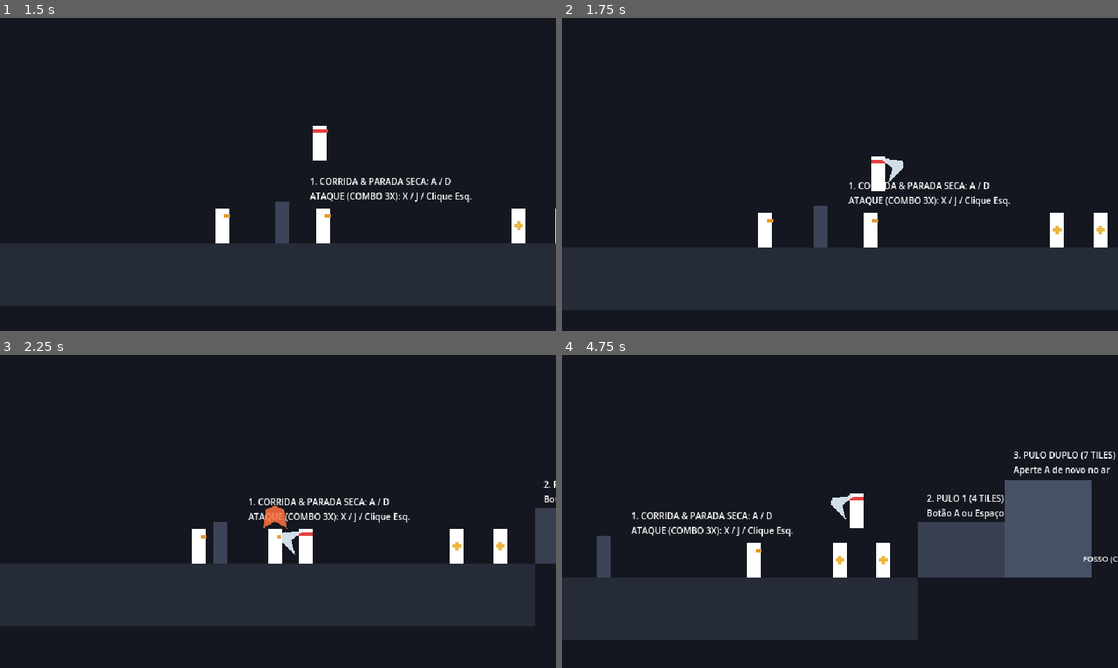
Above: before the commit, frames 1-4 (two rows, left to right).
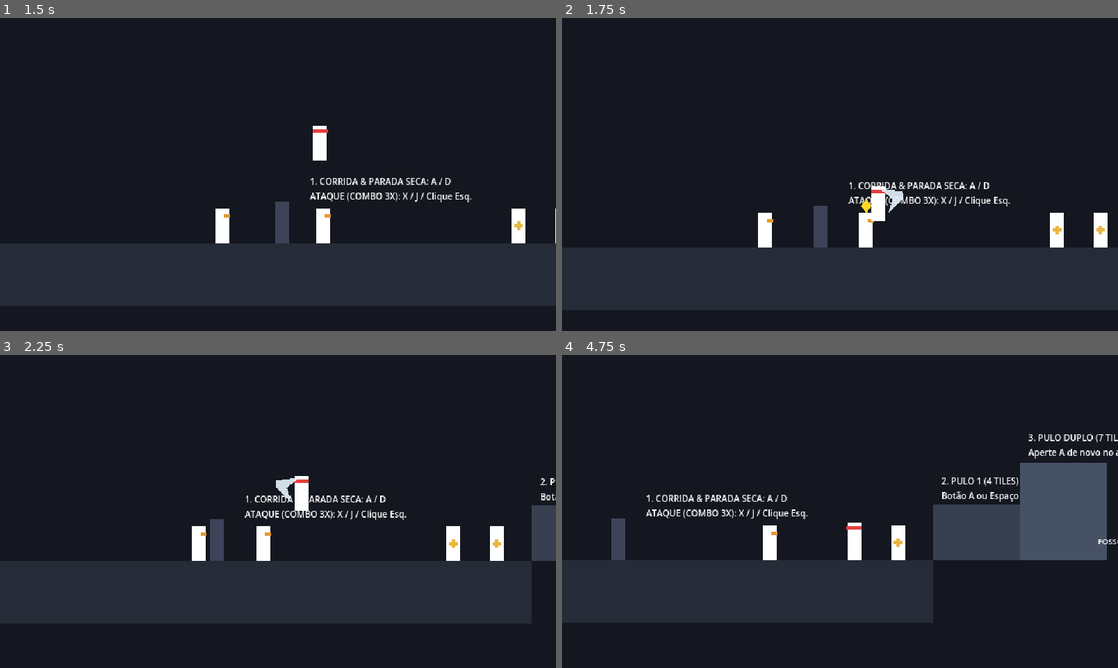
Above: after the commit, the same moments.

Repository: Theadrill/Godot-Roguelike-Prototype
Game: Godot game, scene res://src/world/movement_gym.tscn
Two runs of this game, one before a commit and one after it. Both use one fixed random seed, a clock stepped at 60 frames per second and the inputs below.
Inputs (mouse positions are in pixels of both pictures, inside the frame that each line leads up to):
- Up to frame 1 (1.5 s): tap A (move_left) at 0.5, 1.25 s; move the mouse to (400, 158) at 0.52 s; hold D (move_right) from 0.53 s (still down); click (400, 158) at 0.6 s; tap Space (jump) at 0.77, 0.8, 1.07, 1.35 s; move the mouse to (166, 190) at 1.27 s
- Up to frame 2 (1.75 s): keep holding D (move_right); tap Space (jump) at 1.52 s; click (728, 190) at 1.55 s
- Up to frame 3 (2.25 s): tap Space (jump) at 1.82 s; tap A (move_left) at 2 s; move the mouse to (333, 442) at 2.02 s; release D (move_right) at 2.03 s; hold A (move_left) from 2.03 s (still down); click (333, 442) at 2.1 s
- Up to frame 4 (4.75 s): tap Space (jump) at 2.3, 3.02, 3.32, 3.77, 3.8, 4.07, 4.52 s; move the mouse to (812, 574) at 2.77 s; release A (move_left) at 2.78 s; hold D (move_right) 2.78-4.28 s; right-click (812, 574) at 2.85 s; click (812, 574) at 3.05 s; tap A (move_left) at 3.5, 4.25 s; move the mouse to (1006, 558) at 3.52 s; tap Shift (roll) at 3.6 s; move the mouse to (673, 464) at 4.27 s; hold A (move_left) from 4.28 s (still down); tap J at 4.35 s; click (673, 464) at 4.55 s

Frame 1 is identical in both runs. In frame 2, 0.9% of the frame differs, in the area x 53-62%, y 44-74%; in frame 3, 5.0%; in frame 4, 16%, in the area x 0-100%, y 25-92%.

Commit message:
fix(combat): add weapon attack cadence cooldown and remove air fall slowdown/pogo bounce

Diff:
--- a/src/combat/weapon_data.gd
+++ b/src/combat/weapon_data.gd
@@ -21,3 +21,9 @@
 @export var combo_durations: Array[float] = [0.18, 0.18, 0.28]
 # Forward step impulse on each swing (px/s)
 @export var forward_impulses: Array[float] = [80.0, 100.0, 140.0]
+
+@export_group("Attack Cadence & Recovery")
+## Cooldown after an attack before a new attack can be started (seconds)
+@export_range(0.0, 1.0, 0.02, "suffix:s") var attack_cooldown: float = 0.14
+## Cooldown specifically after completing the full combo finisher (seconds)
+@export_range(0.0, 1.0, 0.02, "suffix:s") var combo_finisher_cooldown: float = 0.22
--- a/src/entities/player/player.gd
+++ b/src/entities/player/player.gd
@@ -52,6 +52,7 @@
 var gravity: float = ProjectSettings.get_setting("physics/2d/default_gravity", 980.0)
 var flash_timer: float = 0.0
 var flash_material: ShaderMaterial
+var attack_cooldown_timer: float = 0.0
 
 @onready var state_machine: StateMachine = $StateMachine
 @onready var collision_shape: CollisionShape2D = $CollisionShape2D
@@ -125,6 +126,13 @@
 		if flash_timer <= 0.0 and flash_material:
 			flash_material.set_shader_parameter("flash_active", false)
 
+	# Attack cadence cooldown timer
+	if attack_cooldown_timer > 0.0:
+		attack_cooldown_timer = max(0.0, attack_cooldown_timer - delta)
+
+func can_attack() -> bool:
+	return attack_cooldown_timer <= 0.0
+
 func _on_hit_received(damage: float, knockback: Vector2, hitstop: float) -> void:
 	current_health = max(0.0, current_health - damage)
 	velocity = knockback
--- a/src/entities/player/states/attack_state.gd
+++ b/src/entities/player/states/attack_state.gd
@@ -13,8 +13,6 @@
 
 func enter() -> void:
 	player = character as Player
-	if player.hitbox and not player.hitbox.hit_landed.is_connected(_on_hit_landed):
-		player.hitbox.hit_landed.connect(_on_hit_landed)
 
 	var elapsed_sec: float = float(Time.get_ticks_msec() - last_attack_end_msec) / 1000.0
 	if elapsed_sec <= COMBO_WINDOW:
@@ -23,13 +21,6 @@
 		current_step = 0
 
 	_start_combo_step()
-
-func _on_hit_landed(_target: Hurtbox) -> void:
-	# Pogo bounce when hitting an enemy with midair downward slash
-	if not player.is_on_floor() and player.is_crouch_requested():
-		player.velocity.y = -270.0
-		player.can_double_jump = true
-		CombatFeedback.apply_hit_feedback(0.08, 0.4, 0.7, 0.12)
 
 func _start_combo_step() -> void:
 	combo_buffered = false
@@ -45,17 +36,14 @@
 
 	if is_upward:
 		player.velocity.x = 0.0
-		if not player.is_on_floor():
-			player.velocity.y = min(player.velocity.y, -40.0)
 		if player.hitbox.has_node("CollisionShape2D"):
 			player.hitbox.get_node("CollisionShape2D").position = Vector2(0.0, -36.0)
 			(player.hitbox.get_node("CollisionShape2D").shape as RectangleShape2D).size = Vector2(32.0, 32.0)
 		player.hitbox.knockback_direction = Vector2(player.facing_direction * 0.15, -1.0).normalized()
 	elif is_downward:
 		if not player.is_on_floor():
-			# Midair downward slash (plunge / pogo)
+			# Midair downward slash: maintain pure fall speed, zero upward bounce
 			player.velocity.x = 0.0
-			player.velocity.y = max(player.velocity.y, 80.0)
 			if player.hitbox.has_node("CollisionShape2D"):
 				player.hitbox.get_node("CollisionShape2D").position = Vector2(0.0, 6.0)
 				(player.hitbox.get_node("CollisionShape2D").shape as RectangleShape2D).size = Vector2(32.0, 28.0)
@@ -71,14 +59,14 @@
 		# Forward physical step
 		var forward_impulse: float = player.weapon.forward_impulses[current_step]
 		player.velocity.x = player.facing_direction * forward_impulse
-		if player.is_on_floor():
-			player.velocity.y = 0.0
-		else:
-			player.velocity.y = min(player.velocity.y, 40.0)
 		if player.hitbox.has_node("CollisionShape2D"):
 			player.hitbox.get_node("CollisionShape2D").position = Vector2(20.0, -20.0)
 			(player.hitbox.get_node("CollisionShape2D").shape as RectangleShape2D).size = Vector2(32.0, 28.0)
 		player.hitbox.knockback_direction = Vector2(player.facing_direction, -0.2).normalized()
+
+	# When on ground, clamp vertical speed to 0; when in air, leave gravity/fall speed completely untouched!
+	if player.is_on_floor():
+		player.velocity.y = 0.0
 
 	# Setup active hitbox with scaling per combo step
 	var step_mult: float = 1.0 + (current_step * 0.25)
@@ -101,6 +89,8 @@
 	player.hitbox.set_active(false)
 	player.set_slash_visual(false, 0, false, false)
 	combo_buffered = false
+	if player.attack_cooldown_timer <= 0.0:
+		player.attack_cooldown_timer = player.weapon.attack_cooldown
 	last_attack_end_msec = Time.get_ticks_msec()
 
 func physics_update(delta: float) -> void:
@@ -111,15 +101,15 @@
 		state_machine.transition_to("roll")
 		return
 
-	# Input buffer for next combo hit
+	# Input buffer for next combo hit (only allowed if cooldown ready)
 	if Input.is_action_just_pressed("attack_primary"):
 		combo_buffered = true
 
-	# Decelerate forward step
+	# Decelerate horizontal impulse on ground; maintain full natural gravity in air
 	if player.is_on_floor():
 		player.velocity.x = move_toward(player.velocity.x, 0.0, 700.0 * delta)
 	else:
-		player.velocity.y += (player.gravity * 0.8) * delta
+		player.velocity.y += (player.gravity * player.fall_gravity_multiplier) * delta
 
 	player.move_and_slide()
 
@@ -129,11 +119,19 @@
 		player.set_slash_visual(false, 0)
 		last_attack_end_msec = Time.get_ticks_msec()
 
-		if combo_buffered:
-			current_step = (current_step + 1) % player.weapon.combo_durations.size()
+		# If another hit was buffered and we haven't reached the combo finisher
+		if combo_buffered and (current_step + 1 < player.weapon.combo_durations.size()):
+			current_step += 1
 			_start_combo_step()
 			return
 
+		# Combo chain ended or standalone swing: apply cadence recovery cooldown
+		if current_step + 1 >= player.weapon.combo_durations.size():
+			player.attack_cooldown_timer = player.weapon.combo_finisher_cooldown
+		else:
+			player.attack_cooldown_timer = player.weapon.attack_cooldown
+
+		current_step = 0
 		if player.is_on_floor():
 			if abs(Input.get_axis("move_left", "move_right")) > 0.1:
 				state_machine.transition_to("run")
--- a/src/entities/player/states/crouch_state.gd
+++ b/src/entities/player/states/crouch_state.gd
@@ -31,7 +31,7 @@
 		return
 
 	# Attack from crouch
-	if Input.is_action_just_pressed("attack_primary"):
+	if Input.is_action_just_pressed("attack_primary") and player.can_attack():
 		state_machine.transition_to("attack")
 		return
 
--- a/src/entities/player/states/fall_state.gd
+++ b/src/entities/player/states/fall_state.gd
@@ -41,7 +41,7 @@
 		return
 
 	# Attack in air
-	if Input.is_action_just_pressed("attack_primary"):
+	if Input.is_action_just_pressed("attack_primary") and player.can_attack():
 		state_machine.transition_to("attack")
 		return
 
--- a/src/entities/player/states/idle_state.gd
+++ b/src/entities/player/states/idle_state.gd
@@ -30,7 +30,7 @@
 		return
 
 	# Attack check
-	if Input.is_action_just_pressed("attack_primary"):
+	if Input.is_action_just_pressed("attack_primary") and player.can_attack():
 		state_machine.transition_to("attack")
 		return
 
--- a/src/entities/player/states/run_state.gd
+++ b/src/entities/player/states/run_state.gd
@@ -22,7 +22,7 @@
 		return
 
 	# Attack check
-	if Input.is_action_just_pressed("attack_primary"):
+	if Input.is_action_just_pressed("attack_primary") and player.can_attack():
 		state_machine.transition_to("attack")
 		return
 
